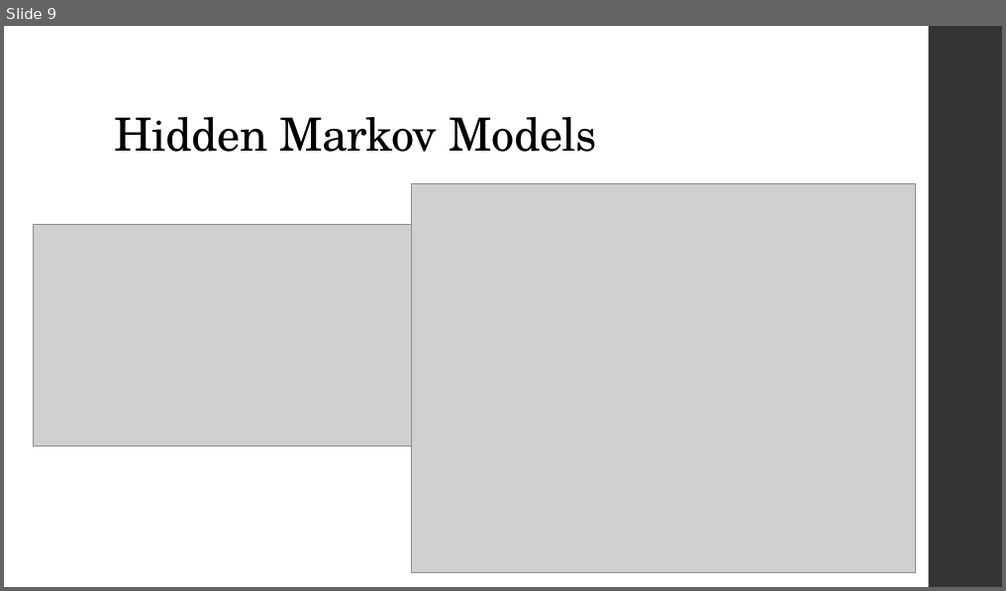
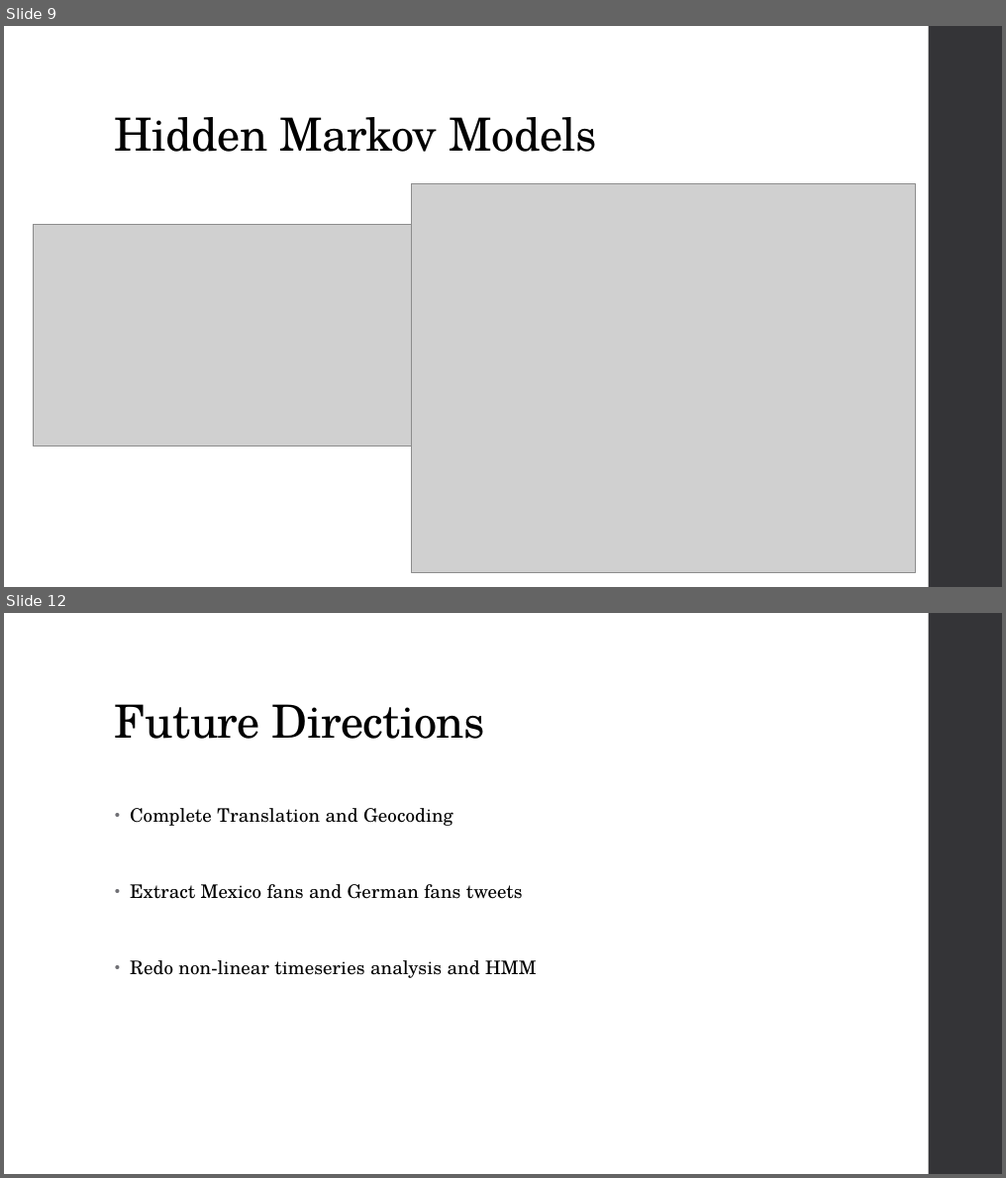
Before and after one commit to chathika/twitractors, a slide deck: SFI_CSSS_Presentation.pptx. Shown one above the other, each under a label of ours: slide 9 before the commit, slides 9 and 12 after it; the slides between them are not shown. The pictures are 1006x591 and 1006x1178 pixels, drawn with LibreOffice and Linux fonts; fonts in the diff are those of the drawing; grey boxes stand for pictures. Boxes give left, top, right and bottom in pixels: in the first picture for what was removed or moved away, otherwise in the second. Text is boxed around its words. In the diff, an @@ line names an element or a change of style, - is before the commit and + after.

```diff
--- a/SFI_CSSS_Presentation.pptx
+++ b/SFI_CSSS_Presentation.pptx
@@ slide 12 added at <box>4,613,1002,1174</box>, background #FFFFFF; not listed: 1 template element that a slide beside it also shows @@
@@ title added at <box>115,704,485,739</box>, 44 pt, text #000000 @@
+Future Directions
@@ text added at <box>130,808,537,978</box>, 18 pt, text #000000 @@
+• Complete Translation and Geocoding
+• Extract Mexico fans and German fans tweets
+• Redo non-linear timeseries analysis and HMM
```
Also in this commit, not shown: 3 slides changed, 4 other slides added, 2 slides removed.
